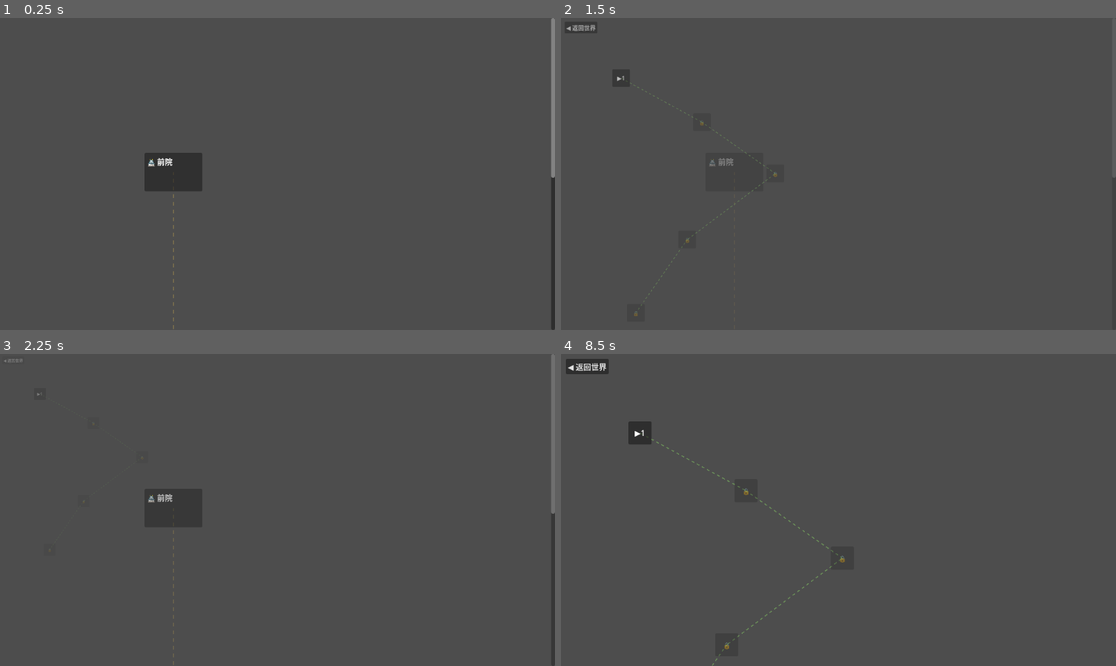
Above: before the commit, frames 1-4 (two rows, left to right).
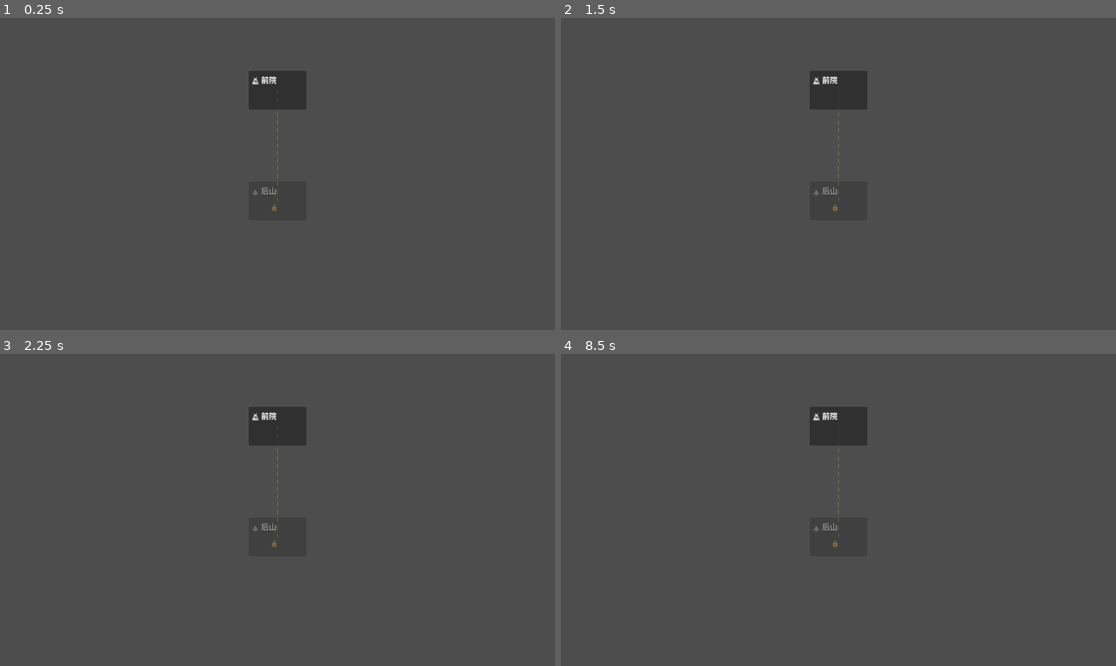
Above: after the commit, the same moments.

Repository: earneet/monk
Game: Godot game, scene res://Scenes/boot.tscn
Two runs of this game, one before a commit and one after it. Both use one fixed random seed, a clock stepped at 60 frames per second and the inputs below.
Inputs (mouse positions are in pixels of both pictures, inside the frame that each line leads up to):
- Up to frame 1 (0.25 s): no input
- Up to frame 2 (1.5 s): tap Enter at 0.5 s; move the mouse to (960, 158) at 0.52 s; hold Right 0.53-1.25 s; hold Shift 0.53-1.25 s; click (960, 158) at 0.67 s; tap Space at 1.25 s; drag from (727, 189) to (810, 236) at 1.27 s
- Up to frame 3 (2.25 s): click (27, 366) at 2 s, where only the run before the commit has a clickable "◀ 返回世界"
- Up to frame 4 (8.5 s): tap Enter at 2.75, 4.25 s; move the mouse to (894, 441) at 2.77 s; hold Right 2.78-3.5 s; tap Ctrl at 2.85 s; tap Space at 3.5, 5 s; drag from (810, 572) to (672, 463) at 3.52 s; move the mouse to (1005, 556) at 4.27 s; hold Left 4.28-5 s; tap R at 4.35 s; drag from (672, 463) to (755, 432) at 5.02 s; move the mouse to (866, 510) at 5.77 s; hold Down 5.78-6.5 s; tap Alt at 5.85 s; click (866, 510) at 5.92 s; drag from (755, 432) to (727, 525) at 6.52 s; move the mouse to (960, 494) at 7.27 s; hold Up 7.28-8 s; tap Z at 7.35 s; drag from (727, 525) to (810, 572) at 8.02 s

The runs differ from the first frame. In frame 1, 3.3% of the frame differs, in the area x 26-100%, y 0-100%; in frame 2, 1.5%; in frame 3, 1.7%; in frame 4, 2.1%.

Commit message:
fix(level-menu): 第一级布局适配视口 1152x648,岛屿紧凑一屏多章(QA)
canvas_size 720x1280→1152x648; 岛屿 x 居中 576、y 紧凑(150/380),
间隔 230,一屏可见两章(适配 Godot 默认视口)。

Co-Authored-By: Claude <noreply@anthropic.com>

Diff:
--- a/resources/menu/world_map_layout.tres
+++ b/resources/menu/world_map_layout.tres
@@ -32,10 +32,10 @@
 [sub_resource type="Resource" id="Resource_vvai5"]
 script = ExtResource("1_fwhid")
 chapter_id = "ch1"
-position = Vector2(360, 320)
+position = Vector2(576, 150)
 theme_color = Color(0.42, 0.56, 0.35, 1)
 icon = "🏯"
-path_size = Vector2(720, 960)
+path_size = Vector2(1152, 648)
 levels = Array[ExtResource("2_bhduf")]([SubResource("Resource_1anq8"), SubResource("Resource_1w18o"), SubResource("Resource_yngnv"), SubResource("Resource_sp4q0"), SubResource("Resource_yh76g")])
 
 [sub_resource type="Resource" id="Resource_vkrtb"]
@@ -56,13 +56,13 @@
 [sub_resource type="Resource" id="Resource_kowkk"]
 script = ExtResource("1_fwhid")
 chapter_id = "ch2"
-position = Vector2(360, 820)
+position = Vector2(576, 380)
 theme_color = Color(0.55, 0.42, 0.26, 1)
 icon = "⛰️"
-path_size = Vector2(720, 760)
+path_size = Vector2(1152, 648)
 levels = Array[ExtResource("2_bhduf")]([SubResource("Resource_vkrtb"), SubResource("Resource_k4cgq"), SubResource("Resource_7c6i2")])
 
 [resource]
 script = ExtResource("3_tb4dl")
-canvas_size = Vector2(720, 1280)
+canvas_size = Vector2(1152, 648)
 chapters = Array[ExtResource("1_fwhid")]([SubResource("Resource_vvai5"), SubResource("Resource_kowkk")])
--- a/scripts/tool/generate_world_map_layout.gd
+++ b/scripts/tool/generate_world_map_layout.gd
@@ -13,11 +13,11 @@
 func _run() -> void:
     DirAccess.make_dir_recursive_absolute("res://resources/menu/")
     var layout := WorldMapLayout.new()
-    layout.canvas_size = Vector2(720, 1280)
-    var ch1 := _chapter("ch1", Vector2(360, 320), Color(0.42, 0.56, 0.35), "🏯", Vector2(720, 960))
+    layout.canvas_size = Vector2(1152, 648)
+    var ch1 := _chapter("ch1", Vector2(576, 150), Color(0.42, 0.56, 0.35), "🏯", Vector2(1152, 648))
     ch1.levels = _levels(["1-1", "1-2", "1-3", "1-4", "1-5"],
         [Vector2(140, 140), Vector2(360, 260), Vector2(560, 400), Vector2(320, 580), Vector2(180, 780)])
-    var ch2 := _chapter("ch2", Vector2(360, 820), Color(0.55, 0.42, 0.26), "⛰️", Vector2(720, 760))
+    var ch2 := _chapter("ch2", Vector2(576, 380), Color(0.55, 0.42, 0.26), "⛰️", Vector2(1152, 648))
     ch2.levels = _levels(["2-1", "2-2", "2-3"],
         [Vector2(160, 180), Vector2(440, 360), Vector2(300, 600)])
     layout.chapters = [ch1, ch2]
